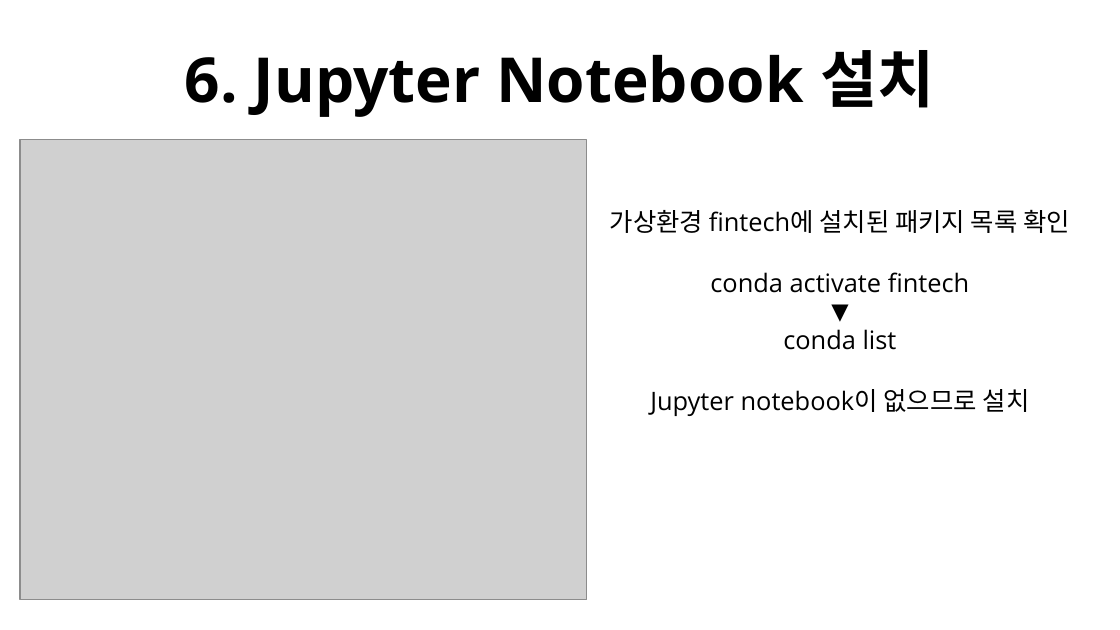
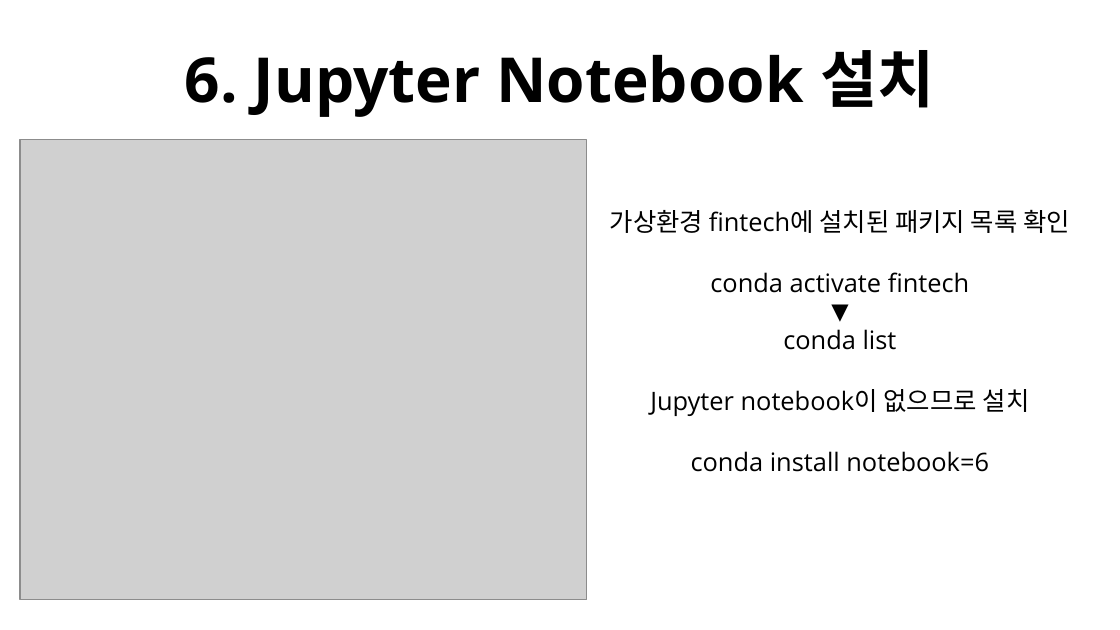
Before and after one commit to haram4th/fintech_pm_data_science, a slide deck: slide 32 of 04python_basic/Miniforge_주피터노트북 설치 및 설정.pptx. Drawn at 1120x630 pixels with LibreOffice and Linux fonts; fonts in the diff are those of the drawing; grey boxes stand for pictures. Boxes give left, top, right and bottom in pixels: in the first picture for what was removed or moved away, otherwise in the second. Text is boxed around its words. In the diff, an @@ line names an element or a change of style, - is before the commit and + after.

Commit message:
jupyter 설치법 수정

```diff
--- a/04python_basic/Miniforge_주피터노트북 설치 및 설정.pptx
+++ b/04python_basic/Miniforge_주피터노트북 설치 및 설정.pptx
@@ text at (x1=691, y1=451, x2=989, y2=472): paragraph added @@
+conda install notebook=6
```
Also in this commit, not shown: 1 other slide changed, 5 other files.
